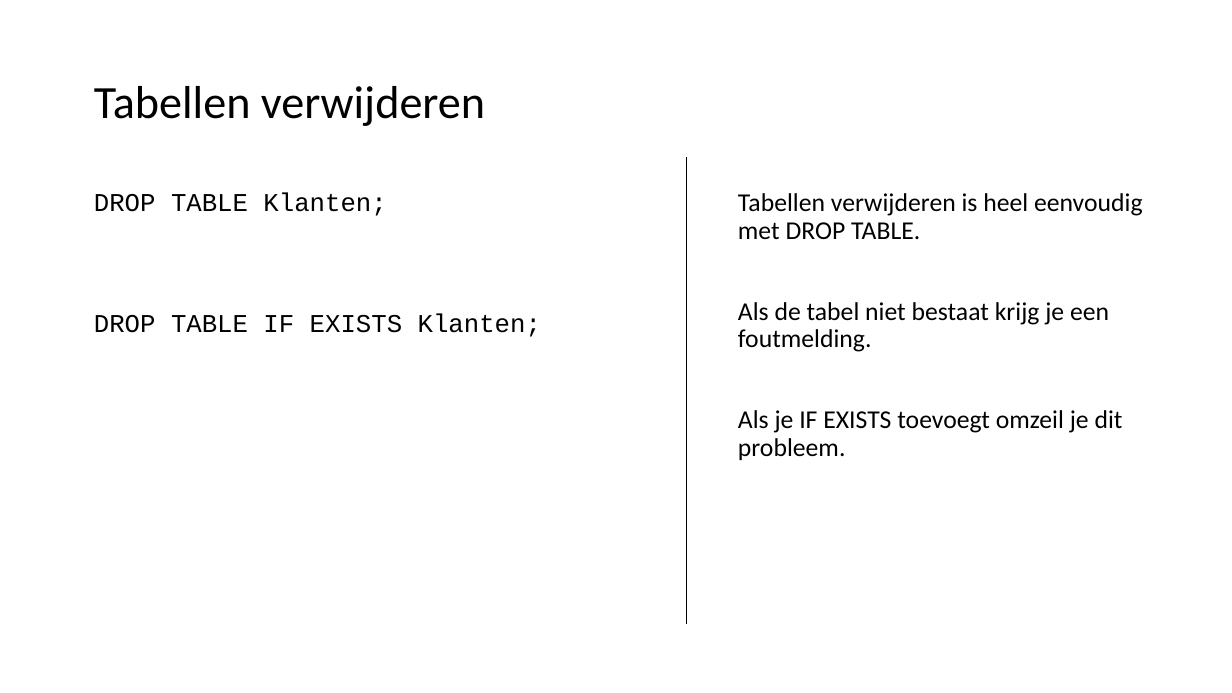
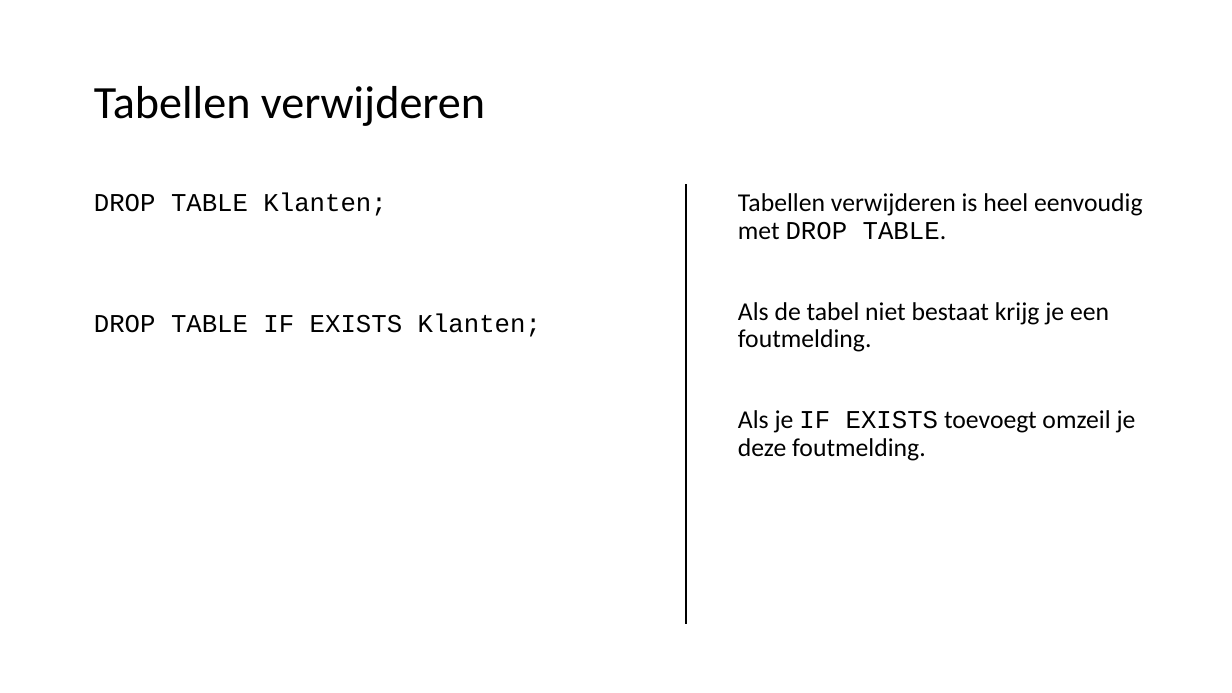
Before and after one commit to LFKoning/sql-cursus, a slide deck: slide 67 of sql_introductie.pptx. Drawn at 1232x693 pixels with LibreOffice and Linux fonts; fonts in the diff are those of the drawing. Boxes give left, top, right and bottom in pixels: in the first picture for what was removed or moved away, otherwise in the second. Text is boxed around its words. In the diff, an @@ line names an element or a change of style, - is before the commit and + after.

Commit message:
SQL Powerpoint typo squatting

```diff
--- a/sql_introductie.pptx
+++ b/sql_introductie.pptx
@@ line moved from (687, 157) - (687, 625) to (687, 185) - (687, 625) @@
@@ line (687, 185) - (687, 625): stroke #000000 0.5 pt to #000000 1.5 pt @@
@@ text at box(738, 193, 1143, 240): font Calibri to Courier New in "DROP TABLE." @@
@@ text at box(738, 410, 1136, 461): text changed @@
-Als je IF EXISTS toevoegt omzeil je dit probleem.
+Als je IF EXISTS toevoegt omzeil je deze foutmelding.
```
Also in this commit, not shown: 18 other slides changed.
